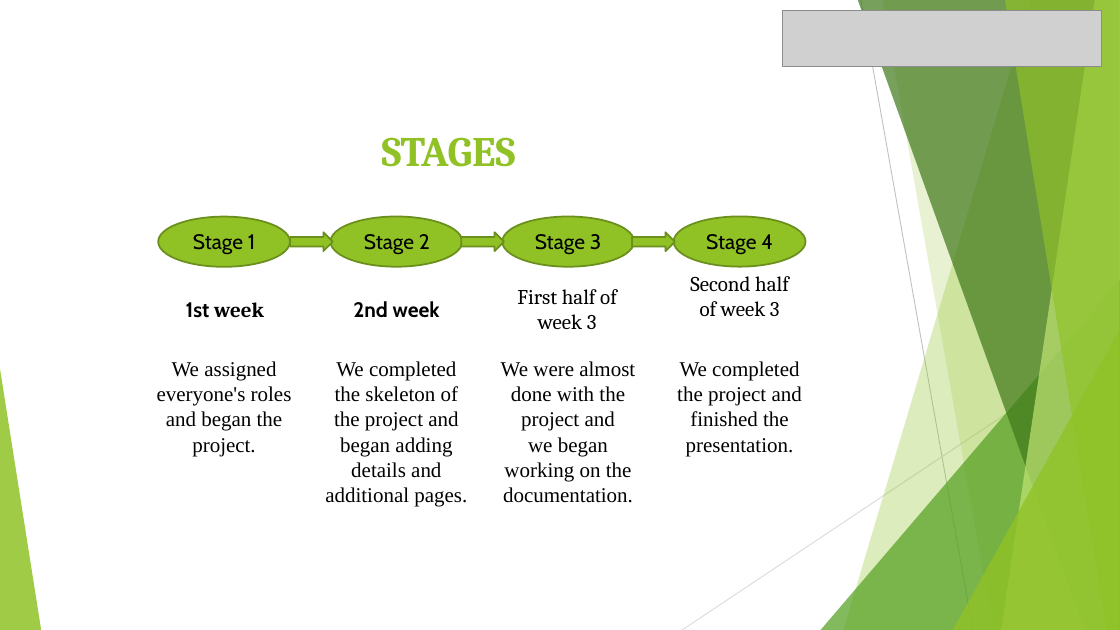
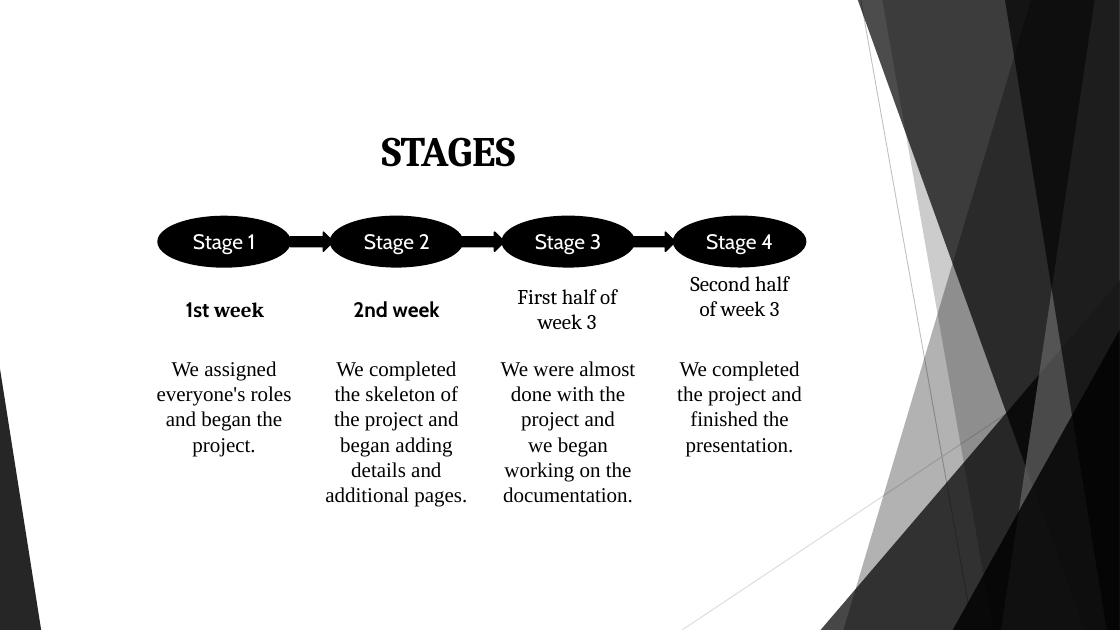
Before and after one commit to codingburgas/8grade-html-css-project-road-code, a slide deck: slide 3 of documentation/presentation.pptx. Drawn at 1120x630 pixels with LibreOffice and Linux fonts; fonts in the diff are those of the drawing; grey boxes stand for pictures. Boxes give left, top, right and bottom in pixels: in the first picture for what was removed or moved away, otherwise in the second. Text is boxed around its words. In the diff, an @@ line names an element or a change of style, - is before the commit and + after.

```diff
--- a/documentation/presentation.pptx
+++ b/documentation/presentation.pptx
@@ picture removed at (x1=783, y1=10, x2=1102, y2=66) @@
@@ freeform shape at (x1=844, y1=0, x2=1120, y2=630): fill #90C226 at 30% opacity to #000000 at 30% opacity @@
@@ freeform shape at (x1=858, y1=0, x2=1120, y2=630): fill #3F7819 at 70% opacity to #000000 at 70% opacity @@
@@ freeform shape at (x1=882, y1=0, x2=1120, y2=630): fill #90C226 at 20% opacity to #000000 at 20% opacity @@
@@ freeform shape at (x1=1002, y1=0, x2=1120, y2=630): fill #C0E474 at 70% opacity to #666666 at 70% opacity @@
@@ freeform shape at (x1=1005, y1=0, x2=1120, y2=630): fill #90C226 at 65% opacity to #000000 at 65% opacity @@
@@ title "STAGES" at (x1=382, y1=137, x2=516, y2=167): text colour #90C226 to #000000 @@
@@ fill #90C226 to #000000; outline #6B901C 1.5 pt to #000000 1.5 pt in 7 elements at (x1=158, y1=217, x2=290, y2=267), (x1=330, y1=217, x2=462, y2=267), (x1=502, y1=217, x2=634, y2=267), (x1=674, y1=217, x2=806, y2=267), (x1=290, y1=233, x2=333, y2=251), (x1=461, y1=233, x2=504, y2=251), (x1=632, y1=233, x2=675, y2=251) @@
@@ text colour #000000 to #FFFFFF in 4 elements at (x1=193, y1=234, x2=255, y2=255), (x1=364, y1=234, x2=430, y2=255), (x1=535, y1=234, x2=601, y2=255), (x1=706, y1=234, x2=773, y2=255) @@
@@ triangle at (x1=821, y1=280, x2=1120, y2=630): fill #54A021 at 72% opacity to #000000 at 72% opacity @@
@@ triangle at (x1=953, y1=330, x2=1120, y2=630): fill #90C226 at 80% opacity to #000000 at 80% opacity @@
@@ triangle at (x1=0, y1=369, x2=41, y2=630): fill #90C226 at 85% opacity to #000000 at 85% opacity @@
```
Also in this commit, not shown: 4 other slides changed.
